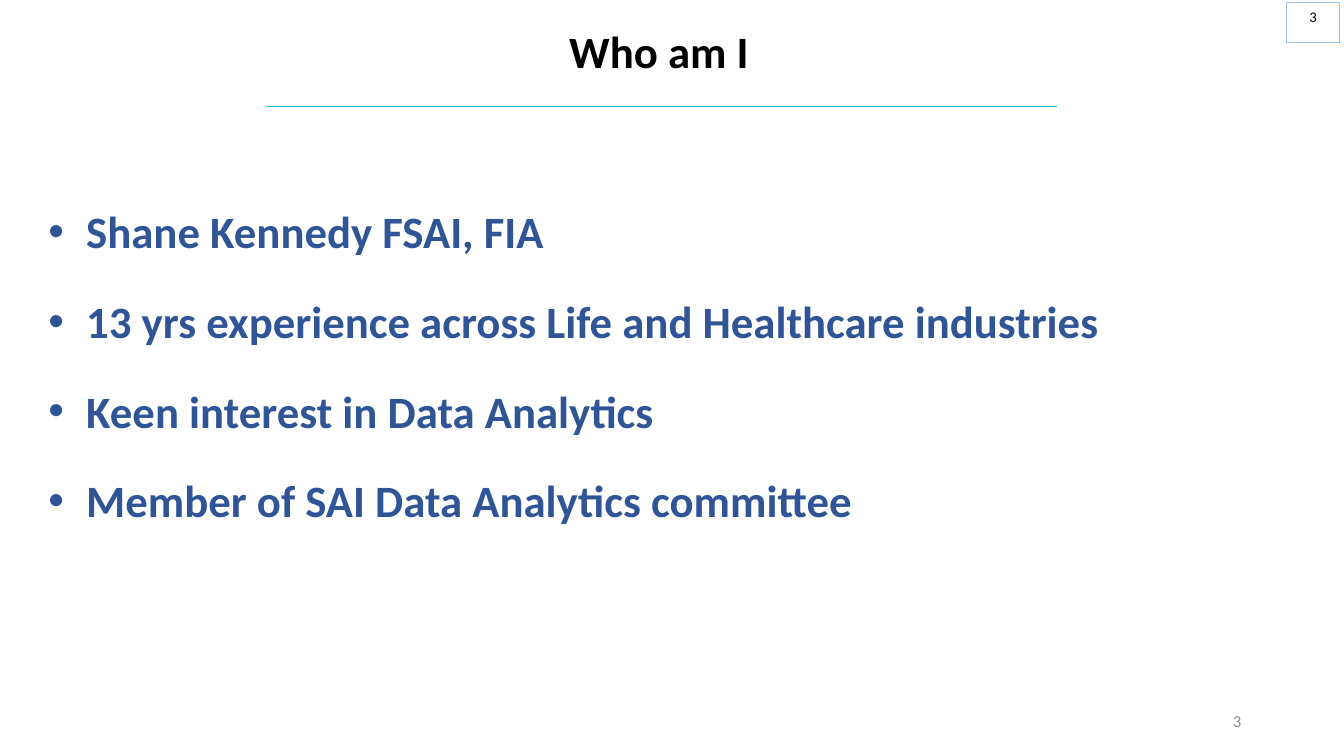
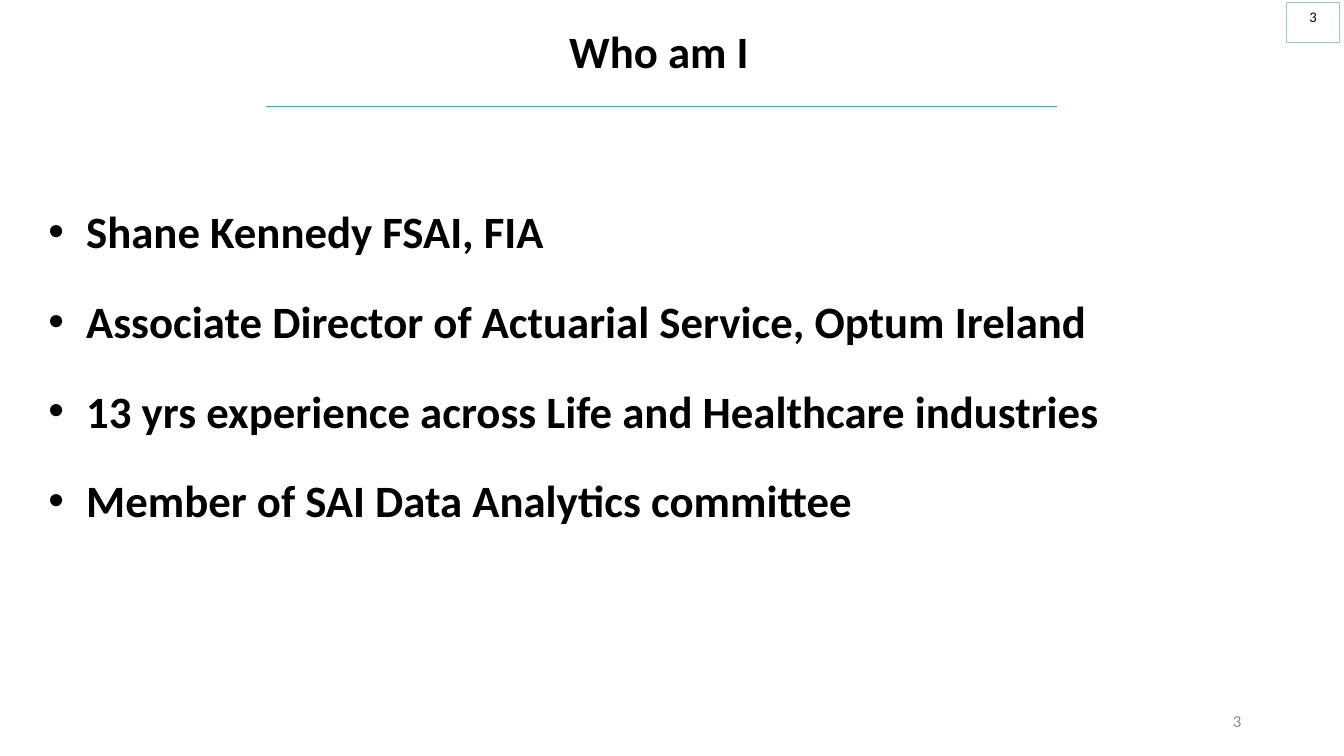
Before and after one commit to saidataanalytics/versioncontrol, a slide deck: slide 3 of SAI_Slides_Version_Control.pptx. Drawn at 1344x756 pixels with LibreOffice and Linux fonts; fonts in the diff are those of the drawing. Boxes give left, top, right and bottom in pixels: in the first picture for what was removed or moved away, otherwise in the second. Text is boxed around its words. In the diff, an @@ line names an element or a change of style, - is before the commit and + after.

```diff
--- a/SAI_Slides_Version_Control.pptx
+++ b/SAI_Slides_Version_Control.pptx
@@ text at [86,216,1098,524]: text colour #2F5597 to #000000 in "Shane Kennedy FSAI, FIA", "13 yrs experience across Life and Healthcare ...", "Member of SAI Data Analytics committee" @@
@@ text at [86,306,1086,345]: paragraph added @@
+• Associate Director of Actuarial Service, Optum Ireland
@@ text at [86,396,653,435]: paragraph removed @@
-• Keen interest in Data Analytics
```
Also in this commit, not shown: 4 other slides changed, 7 slides added, 1 other file.
